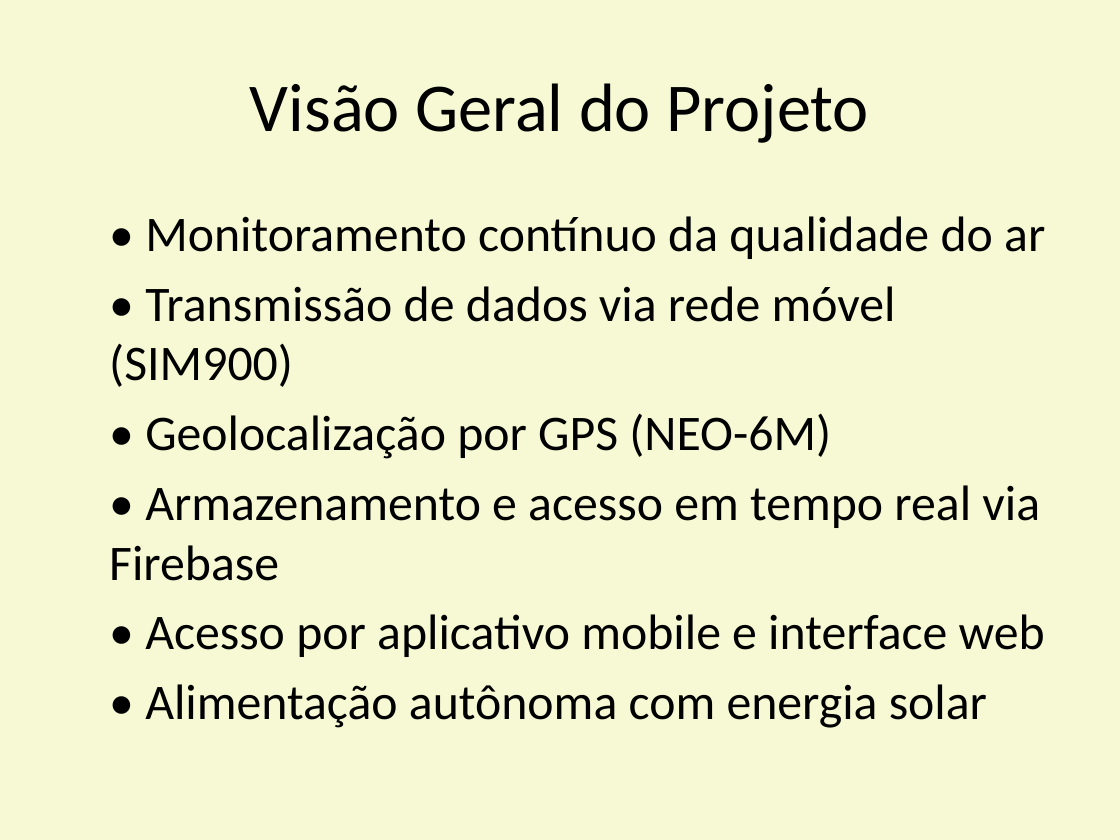
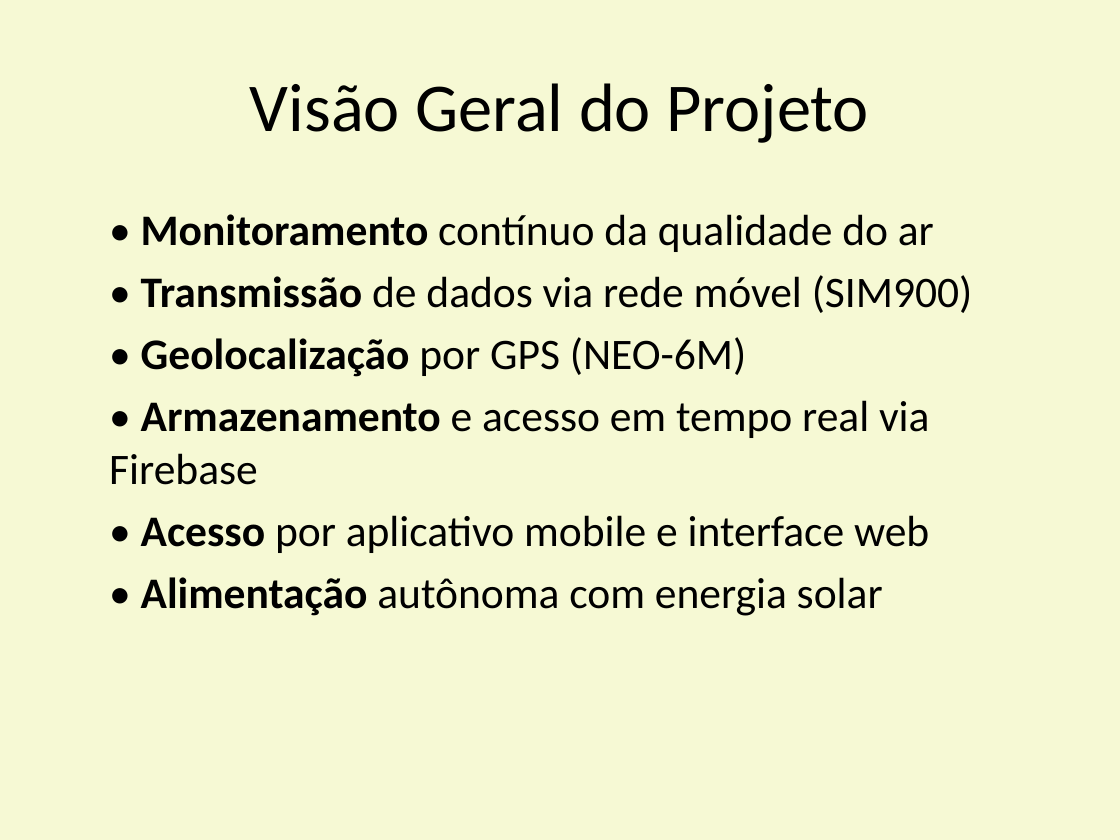
Before and after one commit to alenior/IFCE, a slide deck: slide 2 of P7/PROJETO INTEGRADOR EM TELEMÁTICA/Apresentacao_Monitoramento_Qualidade_Ar_IFCE.odp. Drawn at 1120x840 pixels with LibreOffice and Linux fonts; fonts in the diff are those of the drawing. Boxes give left, top, right and bottom in pixels: in the first picture for what was removed or moved away, otherwise in the second. Text is boxed around its words. In the diff, an @@ line names an element or a change of style, - is before the commit and + after.

```diff
--- a/P7/PROJETO INTEGRADOR EM TELEMÁTICA/Apresentacao_Monitoramento_Qualidade_Ar_IFCE.odp
+++ b/P7/PROJETO INTEGRADOR EM TELEMÁTICA/Apresentacao_Monitoramento_Qualidade_Ar_IFCE.odp
@@ text "• Monitoramento contínuo da qualidade ..." at [109, 214, 973, 616]: size 32 to 28 pt; bold on in "Monitoramento", "Transmissão", "Geolocalização", "Armazenamento" and 2 more places @@
```
Also in this commit, not shown: 3 other slides changed, 1 other file.
